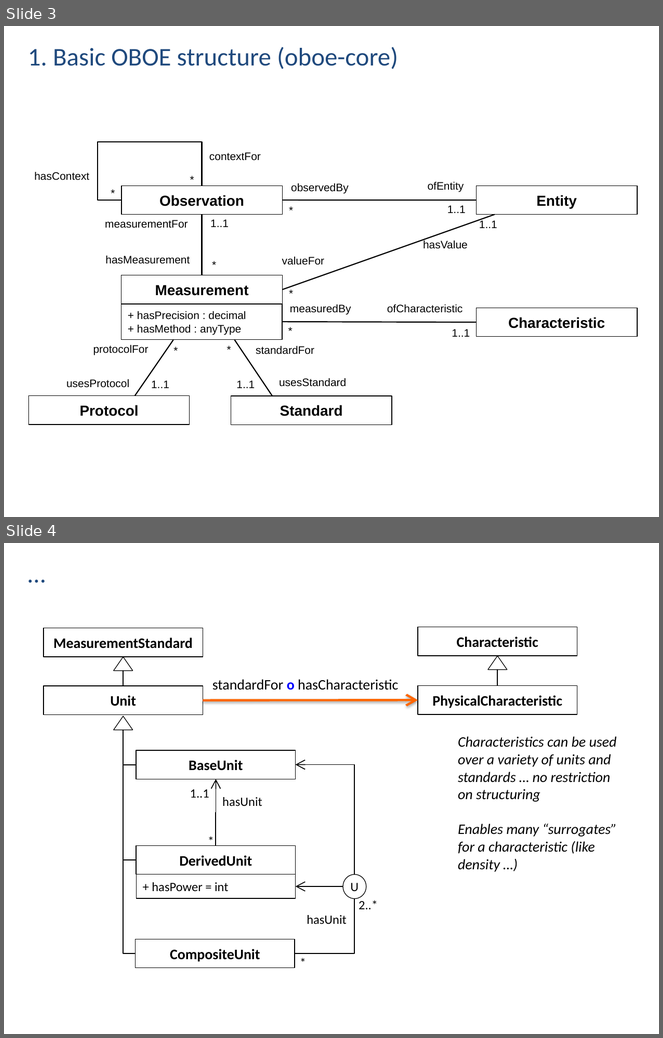
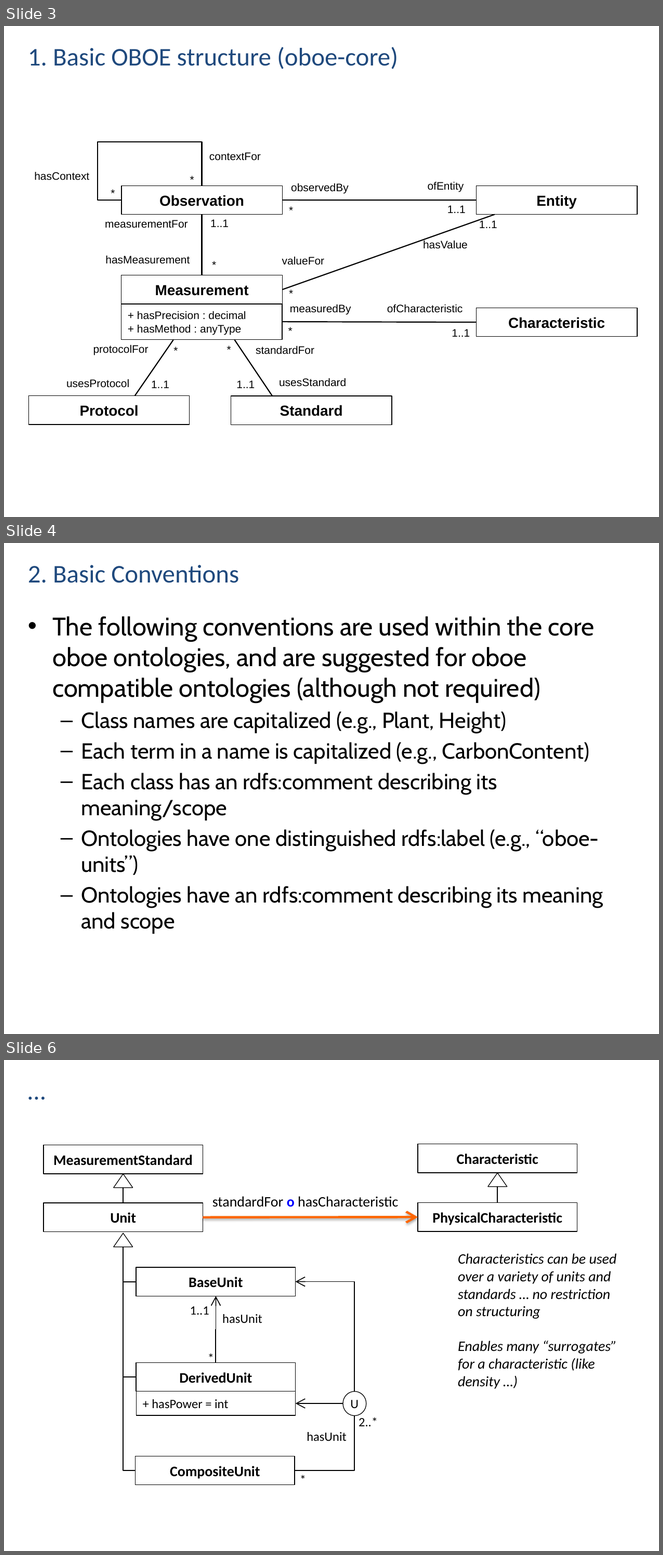
Before and after one commit to NCEAS/semtools, a slide deck: dev/oboe/docs/oboe-design-patterns.pptx. Shown one above the other, each under a label of ours: slides 3 and 4 before the commit, slides 3, 4 and 6 after it; the slides between them are not shown. The pictures are 663x1038 and 663x1555 pixels, drawn with LibreOffice and Linux fonts; fonts in the diff are those of the drawing. Boxes give left, top, right and bottom in pixels: in the first picture for what was removed or moved away, otherwise in the second. Text is boxed around its words. In the diff, an @@ line names an element or a change of style, - is before the commit and + after.

```diff
--- a/dev/oboe/docs/oboe-design-patterns.pptx
+++ b/dev/oboe/docs/oboe-design-patterns.pptx
@@ slide 4 added at bbox=[4, 543, 659, 1034], background #FFFFFF @@
@@ title added at bbox=[28, 565, 239, 583], 28 pt, text #1F497D @@
+2. Basic Conventions
@@ text added at bbox=[52, 616, 603, 934], 24 pt, text #000000 @@
+• The following conventions are used within the core oboe ontologies, and are suggested for oboe compatible ontologies (although not required)
+  – Class names are capitalized (e.g., Plant, Height)
+  – Each term in a name is capitalized (e.g., CarbonContent)
+  – Each class has an rdfs:comment describing its meaning/scope
+  – Ontologies have one distinguished rdfs:label (e.g., “oboe-units”)
+  – Ontologies have an rdfs:comment describing its meaning and scope
@@ what was slide 4 is now slide 6 @@
```
Also in this commit, not shown: 2 slides changed, 1 other slide added, 3 other files.
